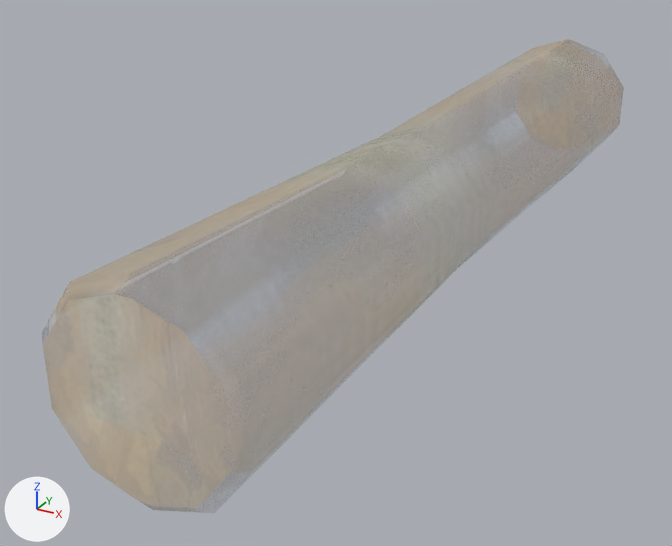
Renders of the FBX model Assets/Models/Props/Tronk/Tronk.fbx from each side of a commit.
One viewpoint serves both versions: a 50 mm camera at (0.351, -0.851, 0.4) aimed at (-0.075, -0.077, 0.013). The lights are fixed; the arrows at lower left show +X, +Y and +Z. Where no turn or scale is listed for an object, it has been applied to the vertices.

The first picture shows 'Tronk'.
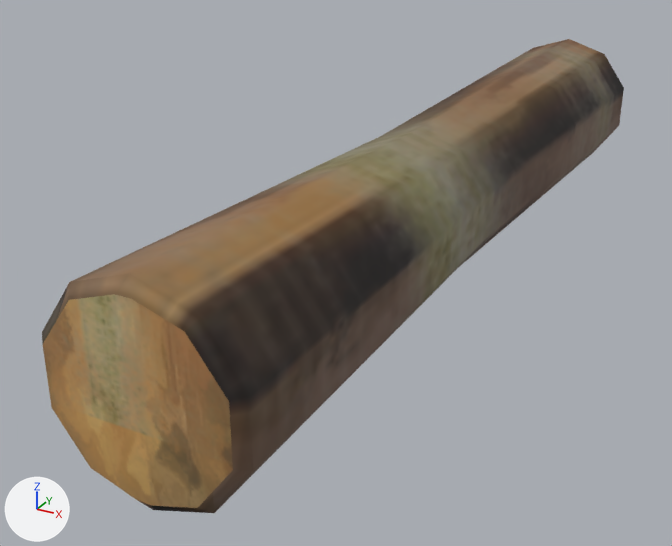
Boxes [x1, y1, x2, y2] around the edits, measured in the pictures (672 x 546 px):
'Tronk', surface changed (grey to brown)
    both: [42, 39, 624, 513]
part 1 of me_mesh, surface changed
    before: [49, 54, 600, 470]
    after: [42, 39, 624, 513]

What changed in the scene script:
```text
Change img_color_water_wall_png:
    img_color_water_wall_png: load_image('Color_Water_Wall.png', '../Well/Color_Water_Wall.png', 1024, 1024, 'Non-Color') -> load_image('Color_Water_Wall.png', '../Well/Color_Water_Wall.png', 1024, 1024, 'sRGB')
Change mat_pozzo_water_well:
    remove n3 = _N.new('ShaderNodeTexImage'); n3.name = 'Image Texture.001'
    remove n3.image = img_color_water_wall_png
    where n0 = _N.new('ShaderNodeBsdfPrincipled'); n0.name = 'Principled BSDF'
    remove _L.new(n3.outputs[0], n0.inputs[4])  # 'Color' to 'Alpha'
Change me_mesh:
    where me_mesh.from_pydata(...)  # 56 vertices, 57 faces; spans x -0.082..0.082, y -0.474..0.474, z -0.087..0.087
    used by ob_tronk; location = (-0.002, 0.002, 0.09)
    me_mesh part 1: texture (UV) coordinates of 46 of 57 faces, centred in x -0.078..0.078, y -0.471..0.47, z -0.079..0.079, changed; they spanned u 0.66..0.83, v 0.81..0.92 and now span u 0.67..0.82, v 0.79..0.89
```
